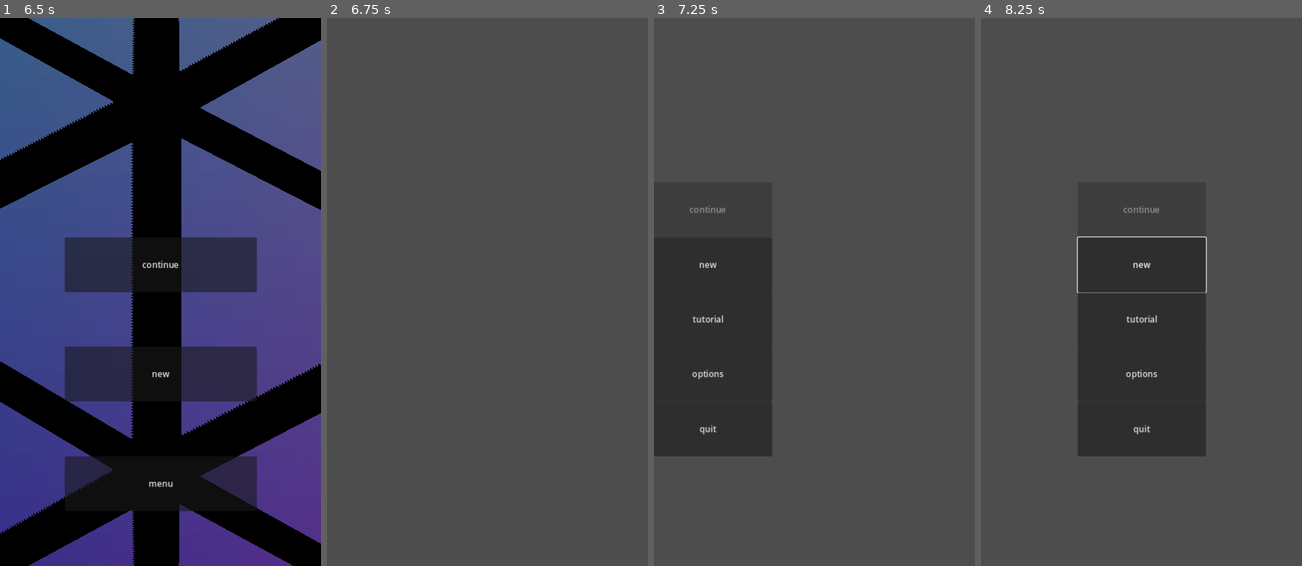
Above: before the commit, frames 1-4 (left to right).
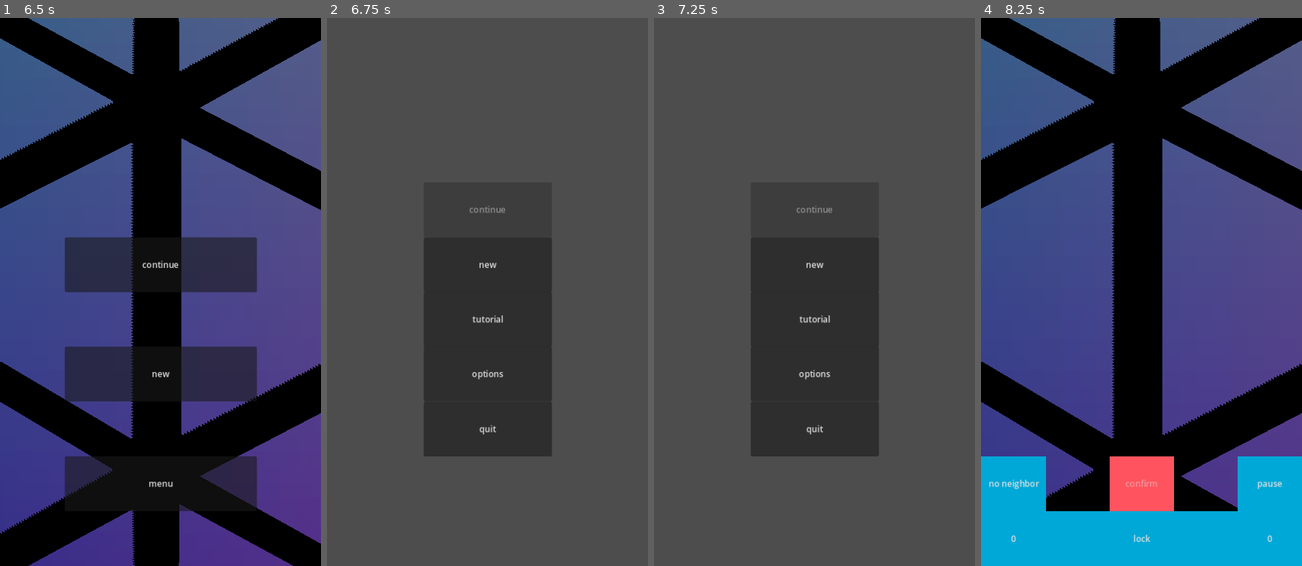
Above: after the commit, the same moments.

Repository: WalynC/sphereSweeperGodot
Game: Godot game, scene res://game.tscn
Two runs of this game, one before a commit and one after it. Both use one fixed random seed, a clock stepped at 60 frames per second and the inputs below.
Inputs (mouse positions are in pixels of both pictures, inside the frame that each line leads up to):
- Up to frame 1 (6.5 s): click "0" at 0.5 s; click "lock" at 1.25 s; click "0" at 2 s; click "0:00" at 2.75 s; click "no neighbor" at 3.5 s; click "once" at 4.25 s; click "many" at 5 s; click "pause" at 5.75 s
- Up to frame 2 (6.75 s): click "menu" at 6.5 s
- Up to frame 3 (7.25 s): no input
- Up to frame 4 (8.25 s): click "new" at 7.25 s; click (1141, 483) at 8 s, where only the run after the commit has a clickable "play"

Frame 1 is identical in both runs. In frame 2, 16% of the frame differs, in the area x 30-70%, y 34-80%; in frame 3, 25%; in frame 4, 100%, in the area x 0-100%, y 0-100%.

Commit message:
Revert "Continues work on visual themes, menu scene now loads a copy of main_menu"
This reverts commit 66e9eb6d461d49d290f06736e274e8ce6f48e8a5.

Diff:
--- a/GameManager.gd
+++ b/GameManager.gd
@@ -24,6 +24,8 @@
 static var gameRNG = RandomNumberGenerator.new()
 static var visRNG = RandomNumberGenerator.new()
 
+static var visualTheme
+
 signal winEvent()
 signal loseEvent()
 
@@ -31,6 +33,10 @@
 
 # Called when the node enters the scene tree for the first time.
 func _ready():
+	visualTheme = preload("res://visualThemes/testTheme.tscn")
+	var visInstance = visualTheme.instantiate()
+	add_child(visInstance)
+	visInstance.InitTheme(VisualTheme.SceneType.MainMenu)
 	board.gm = self
 	isphere.gm = self
 	if (loading):
--- a/VisualLoader.gd
+++ /dev/null
@@ -1,13 +0,0 @@
-extends Node
-
-@export var sceneType : VisualTheme.SceneType
-
-# Called when the node enters the scene tree for the first time.
-func _ready():
-	VisualTheme.currentScene = sceneType
-	VisualTheme.Init(get_tree())
-
-
-# Called every frame. 'delta' is the elapsed time since the previous frame.
-func _process(delta):
-	pass
--- a/VisualTheme.gd
+++ b/VisualTheme.gd
@@ -1,45 +1,25 @@
 extends Node
 class_name VisualTheme
 
-static var themePath: PackedScene #res path to theme being used
+static var themePath: String #res path to theme being used
 static var themeInstance: VisualTheme #instance of visual theme
 
 enum SceneType {MainMenu, Game, Tutorial}
 enum UIType {MainMenu, NewGameBasic, CustomGame, Game, Pause, Win, Lose}
 
-@export var scenes: Array[PackedScene] #UI scenes that need to be instantiated, should correspond to UIType
+@export var scenes: Array[Control] #UI scenes that need to be instantiated, should correspond to UIType
 var instances: Array[Control] #instances of scenes
 
-static var currentScene: SceneType
-
-func _ready():
-	InitScene(currentScene)
-
-static func Init(tree):
-	print("Init")
-	themePath = preload("res://visualThemes/testTheme.tscn")
-	themeInstance = themePath.instantiate()
-	tree.root.add_child.call_deferred(themeInstance)
-	themeInstance.instances.resize(themeInstance.scenes.size())
-
-static func InitScene(sceneType:SceneType):
-	print("InitScene")
+static func InitTheme(sceneType:SceneType):
 	match sceneType:
 		SceneType.MainMenu:
-			themeInstance.instances[UIType.MainMenu] = themeInstance.scenes[UIType.MainMenu].instantiate()
-			themeInstance.add_child(themeInstance.instances[UIType.MainMenu])
-			themeInstance.instances[UIType.MainMenu].position = Vector2(-600,0)
-			Enter(UIType.MainMenu)
+			print("its working")
 		_:
 			pass
 
 static func Enter(en:UIType):
 	#Make ui "en" enter view
 	match en:
-		UIType.MainMenu:
-			var tween = themeInstance.instances[en].create_tween()
-			tween.tween_property(themeInstance.instances[en], "position", Vector2(0, 0), 1)
-			pass
 		_:
 			pass
 
--- a/menu_scene.tscn
+++ b/menu_scene.tscn
@@ -1,22 +1,16 @@
-[gd_scene load_steps=5 format=3 uid="uid://di55ecqry3xcg"]
+[gd_scene load_steps=4 format=3 uid="uid://di55ecqry3xcg"]
 
 [ext_resource type="PackedScene" uid="uid://cp2rlrqracaje" path="res://main_menu.tscn" id="1_tr2ry"]
 [ext_resource type="PackedScene" uid="uid://b3tq7nhujaby" path="res://new_game_basic_menu.tscn" id="2_5c0ih"]
 [ext_resource type="PackedScene" uid="uid://b6t1icjq8ahl8" path="res://custom_game_menu.tscn" id="3_o8gxh"]
-[ext_resource type="Script" path="res://VisualLoader.gd" id="4_x6feu"]
 
 [node name="MenuScene" type="Node"]
 
 [node name="mainMenu" parent="." instance=ExtResource("1_tr2ry")]
-offset_left = -600.0
-offset_right = -600.0
 
 [node name="newGameBasicMenu" parent="." instance=ExtResource("2_5c0ih")]
 
 [node name="customGameMenu" parent="." instance=ExtResource("3_o8gxh")]
-
-[node name="VisualLoader" type="Node" parent="."]
-script = ExtResource("4_x6feu")
 
 [connection signal="new_game_button" from="mainMenu" to="mainMenu" method="hide"]
 [connection signal="new_game_button" from="mainMenu" to="newGameBasicMenu" method="show"]
--- a/visualThemes/testTheme.tscn
+++ b/visualThemes/testTheme.tscn
@@ -1,8 +1,6 @@
-[gd_scene load_steps=3 format=3 uid="uid://ds6c4aexj5rin"]
+[gd_scene load_steps=2 format=3 uid="uid://ds6c4aexj5rin"]
 
 [ext_resource type="Script" path="res://VisualTheme.gd" id="1_o2c41"]
-[ext_resource type="PackedScene" uid="uid://cp2rlrqracaje" path="res://main_menu.tscn" id="2_nq20g"]
 
 [node name="testTheme" type="Node"]
 script = ExtResource("1_o2c41")
-scenes = Array[PackedScene]([ExtResource("2_nq20g")])
